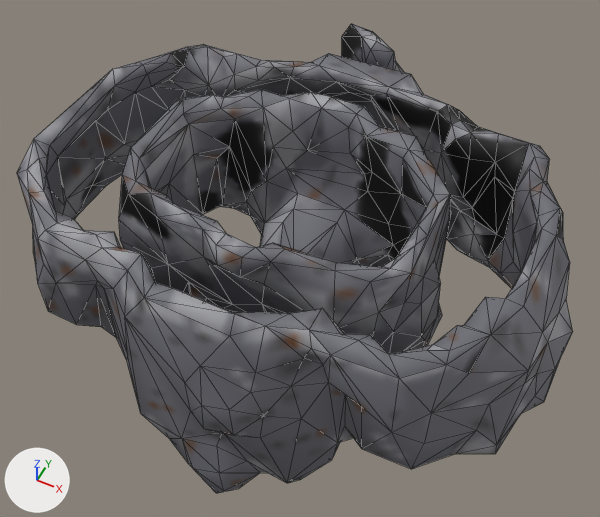
A saved change to the glTF model www/proto3d/models/beth/equipment/fitted/darius/darius_plate_uncommon_belt_lod1.glb.
Both versions are drawn from a 50 mm lens placed at (0.268, -0.603, 1.543), pointed at (0.001, -0.067, 0.873). Lighting does not change. The marker at lower left points along +X, +Y and +Z. The older version comes first. Mesh edges are drawn as thin lines. Vertices at exactly the same position are counted once.

In view in the first picture: 'darius_plate_uncommon_belt_lod1'.
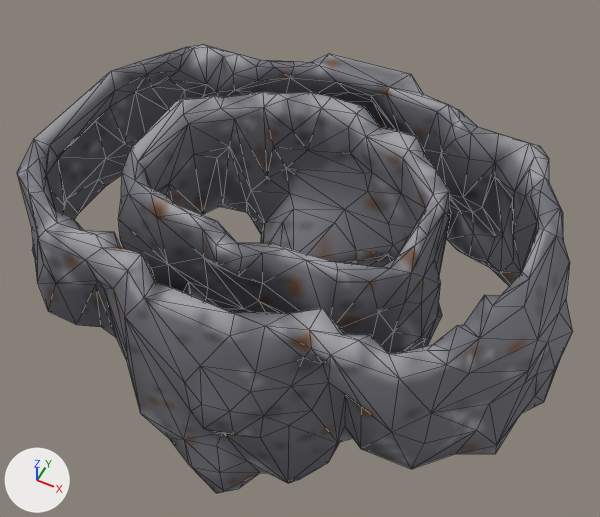
The change in detail:
me_darius_plate_uncommon_belt_hi_002 is used by ob_darius_plate_uncommon_belt_lod1; location (0.0, 0.0, 0.0).
me_darius_plate_uncommon_belt_hi_002 had 1014 vertices, 2018 faces and spanned x -0.283..0.286, y -0.294..0.175, z 0.737..1.021.
me_darius_plate_uncommon_belt_hi_002 now has 1007 vertices, 2033 faces and spans x -0.282..0.286, y -0.293..0.124, z 0.737..1.021.
me_darius_plate_uncommon_belt_hi_002 part 1: 6 loose pieces with 39 vertices, spanning x -0.14..0.06, y -0.23..0.175, z 0.84..1.019, are deleted.
me_darius_plate_uncommon_belt_hi_002 part 2: 60 vertices moved from x -0.264..0.239, y -0.293..0.122, z 0.741..1.015 to x -0.265..0.239, y -0.293..0.121, z 0.747..1.014; 127 vertices removed from x -0.283..0.263, y -0.294..0.112, z 0.741..1.02; 159 vertices added at x -0.28..0.261, y -0.293..0.113, z 0.739..1.02.
me_darius_plate_uncommon_belt_hi_002 part 3: 1035 kept faces spanning x -0.282..0.286, y -0.293..0.121, z 0.739..1.021 get new texture (UV) coordinates.

Where the change shows, as pixel boxes (x1, y1, x2, y2) in the pictures (600 x 517 px; the box of a moved part takes in the faces that stretch with it):
'darius_plate_uncommon_belt_lod1', reshaped
    before: (17, 24, 573, 493)
    after: (17, 44, 573, 493)
part 1 of me_darius_plate_uncommon_belt_hi_002, deleted
    before: (342, 24, 404, 72)
part 2 of me_darius_plate_uncommon_belt_hi_002, moved or reshaped
    both: (17, 44, 570, 493)
part 3 of me_darius_plate_uncommon_belt_hi_002, surface changed
    both: (17, 44, 571, 482)
